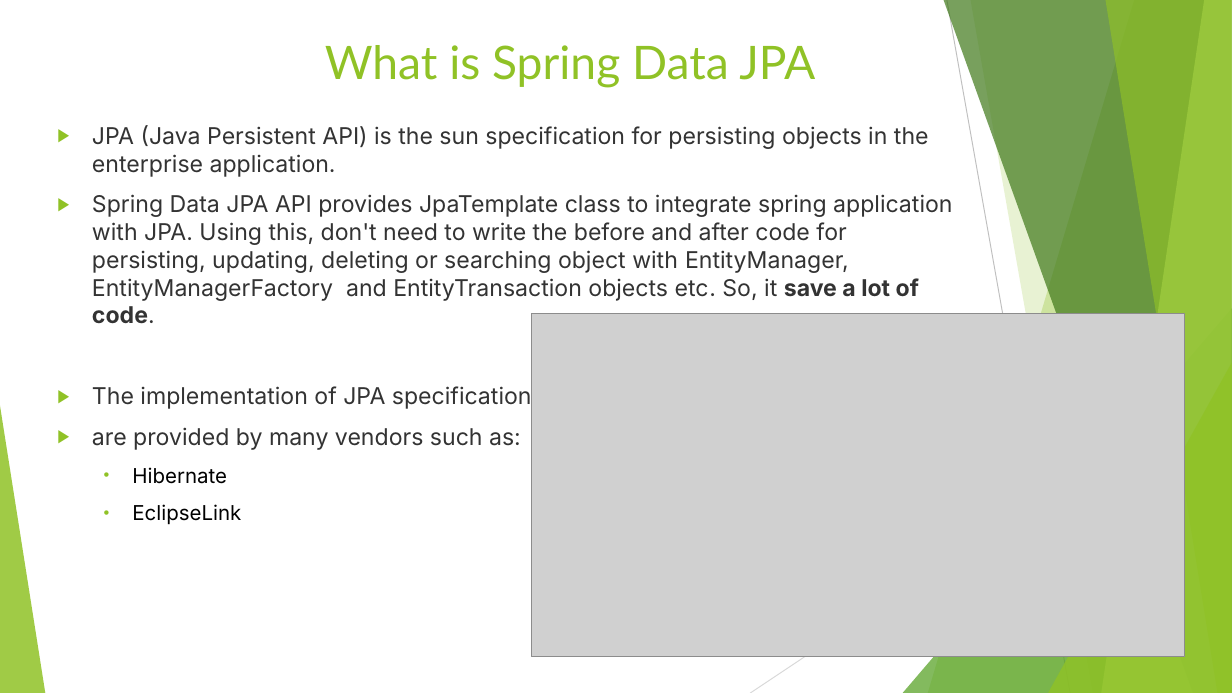
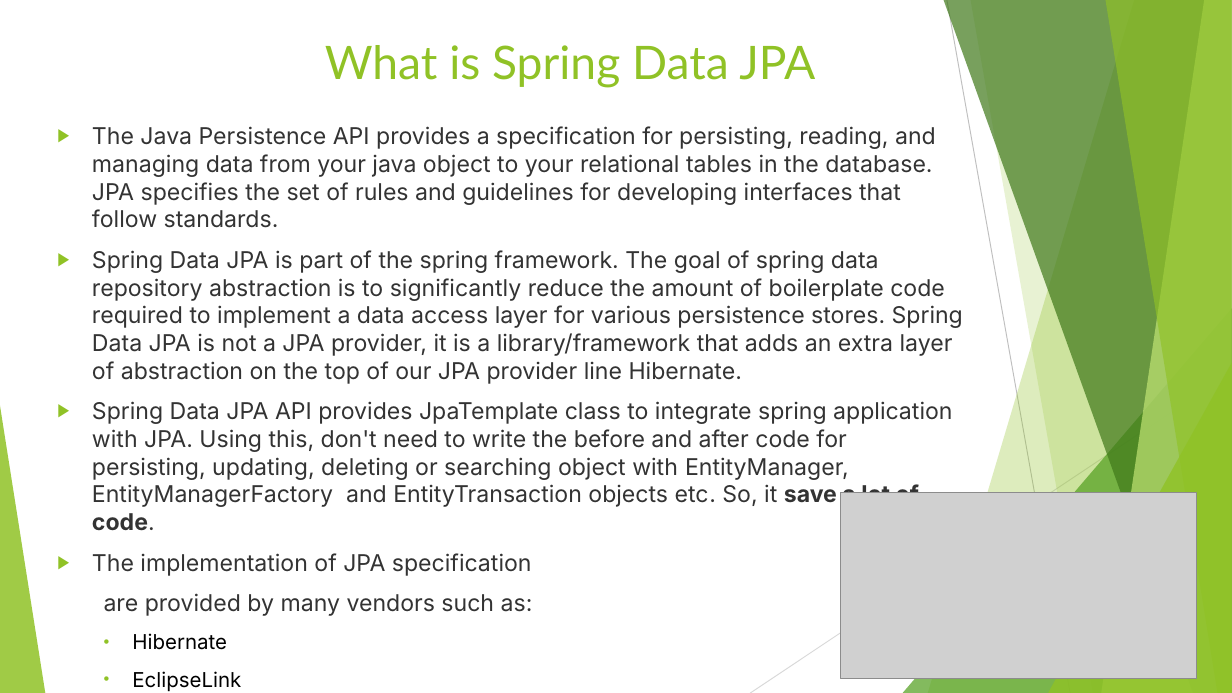
Before and after one commit to SwarnadeepGhosh/CollegeAPI-JPA, a slide deck: slide 3 of img/JPATutorial.pptx. Drawn at 1232x693 pixels with LibreOffice and Linux fonts; fonts in the diff are those of the drawing; grey boxes stand for pictures. Boxes give left, top, right and bottom in pixels: in the first picture for what was removed or moved away, otherwise in the second. Text is boxed around its words. In the diff, an @@ line names an element or a change of style, - is before the commit and + after.

```diff
--- a/img/JPATutorial.pptx
+++ b/img/JPATutorial.pptx
@@ text at box(92, 126, 963, 384): text changed @@
-▶ JPA (Java Persistent API) is the sun specification for persisting objects in the enterprise application.
+▶ The Java Persistence API provides a specification for persisting, reading, and managing data from your java object to your relational tables in the database. JPA specifies the set of rules and guidelines for developing interfaces that follow standards.
+▶ Spring Data JPA is part of the spring framework. The goal of spring data repository abstraction is to significantly reduce the amount of boilerplate code required to implement a data access layer for various persistence stores. Spring Data JPA is not a JPA provider, it is a library/framework that adds an extra layer of abstraction on the top of our JPA provider line Hibernate.
@@ picture: place and size @@
-picture at box(531, 314, 1185, 657)
+picture at box(841, 493, 1196, 679)
@@ text at box(104, 593, 533, 616): bullet ▶ to none @@
```
Also in this commit, not shown: 9 other slides changed, 8 slides added, 1 slide removed.
